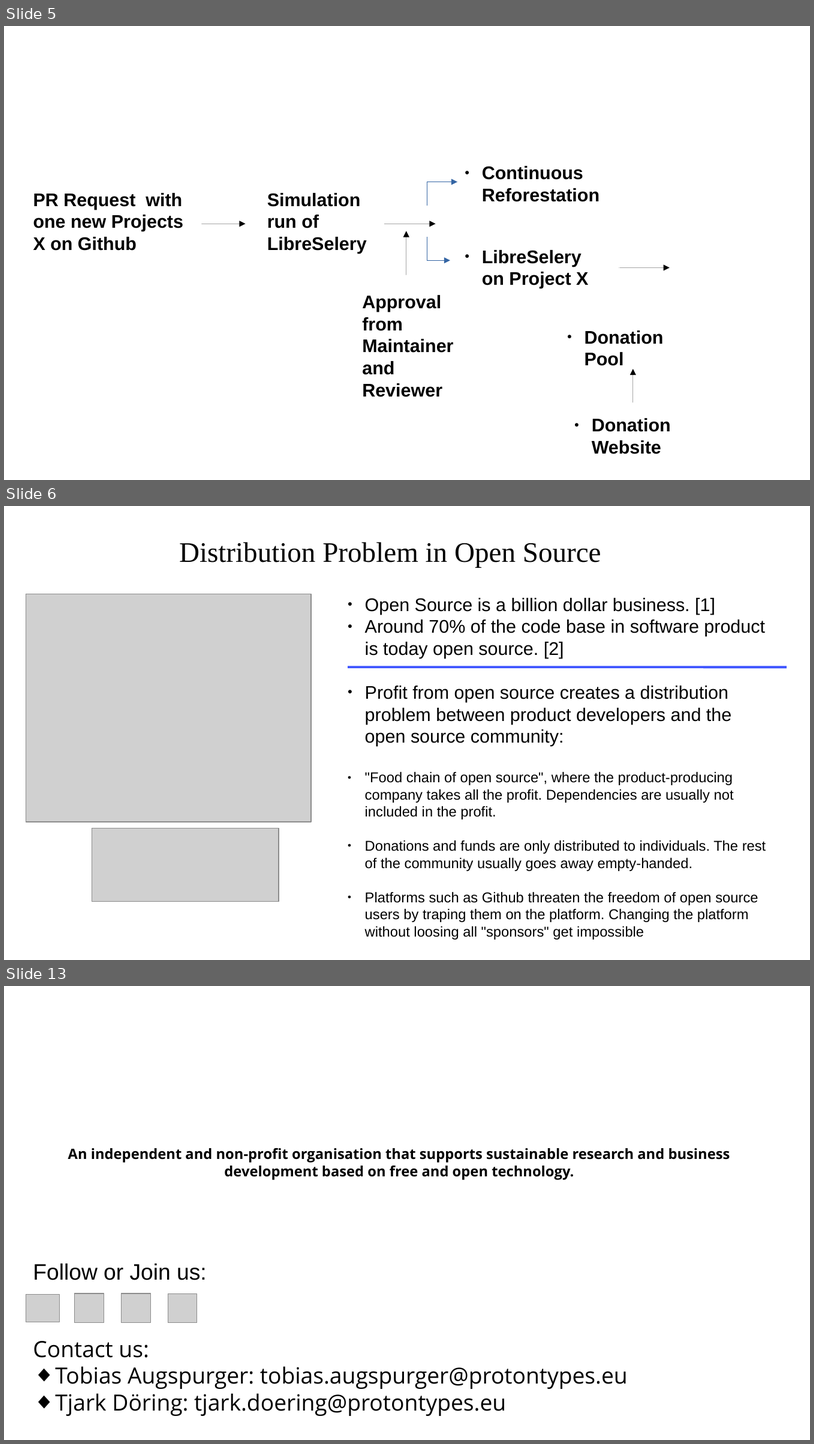
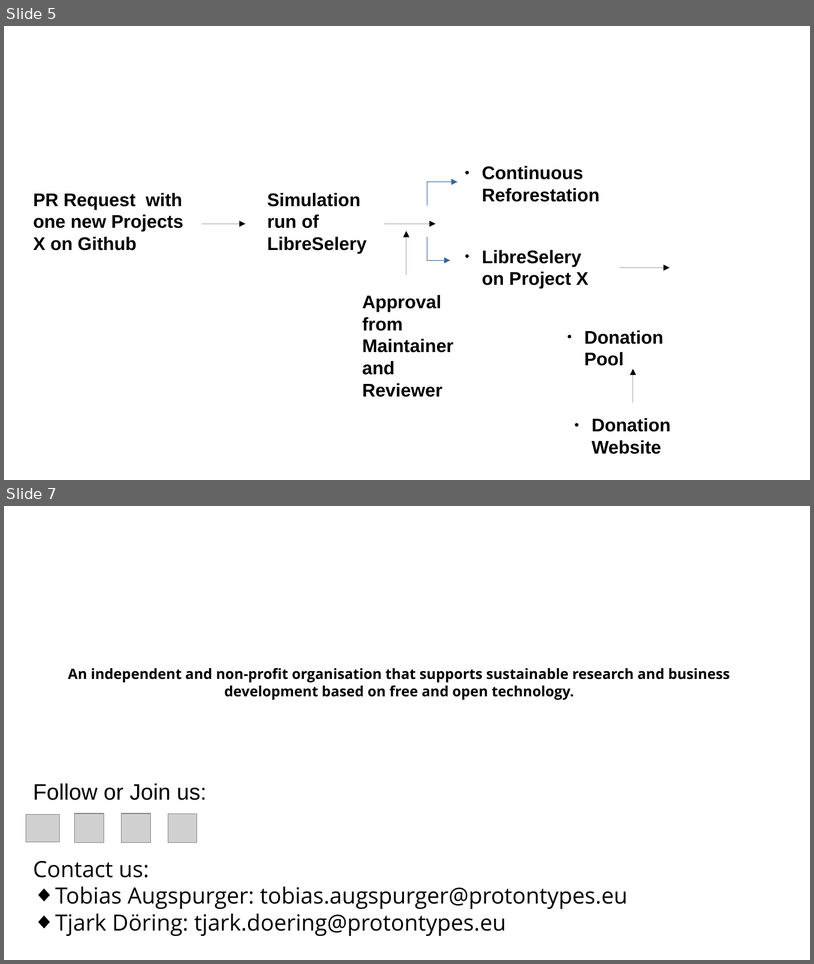
Before and after one commit to protontypes/documents, a slide deck: slides/protontypes_roadmap.odp. Shown one above the other, each under a label of ours: slides 5, 6 and 13 before the commit, slides 5 and 7 after it; the slides between them are not shown. The pictures are 814x1444 and 814x964 pixels, drawn with LibreOffice and Linux fonts; fonts in the diff are those of the drawing; grey boxes stand for pictures; background and template pictures are left out. Boxes give left, top, right and bottom in pixels: in the first picture for what was removed or moved away, otherwise in the second. Text is boxed around its words. In the diff, an @@ line names an element or a change of style, - is before the commit and + after.

```diff
--- a/slides/protontypes_roadmap.odp
+++ b/slides/protontypes_roadmap.odp
@@ slide 6 removed at (x1=4, y1=506, x2=810, y2=960), background #FFFFFF @@
@@ text removed at (x1=179, y1=542, x2=602, y2=568) @@
-Distribution Problem in Open Source
@@ picture removed at (x1=26, y1=594, x2=311, y2=822) @@
@@ text removed at (x1=365, y1=598, x2=767, y2=939) @@
-● Open Source is a billion dollar business. [1]
-● Around 70% of the code base in software product is today open source. [2]
-● Profit from open source creates a distribution problem between product developers and the open source community:
-● "Food chain of open source", where the product-producing company takes all the profit. Dependencies are usually not included in the profit.
-● Donations and funds are only distributed to individuals. The rest of the community usually goes away empty-handed.
-● Platforms such as Github threaten the freedom of open source users by traping them on the platform. Changing the platform without loosing all "sponsors" get impossible
@@ line removed from (348, 667) to (787, 667) @@
@@ picture removed at (x1=92, y1=828, x2=279, y2=901) @@
@@ what was slide 13 is now slide 7 @@
```
Also in this commit, not shown: 1 slide changed, 1 slide added, 6 other slides removed, 2 other files.
